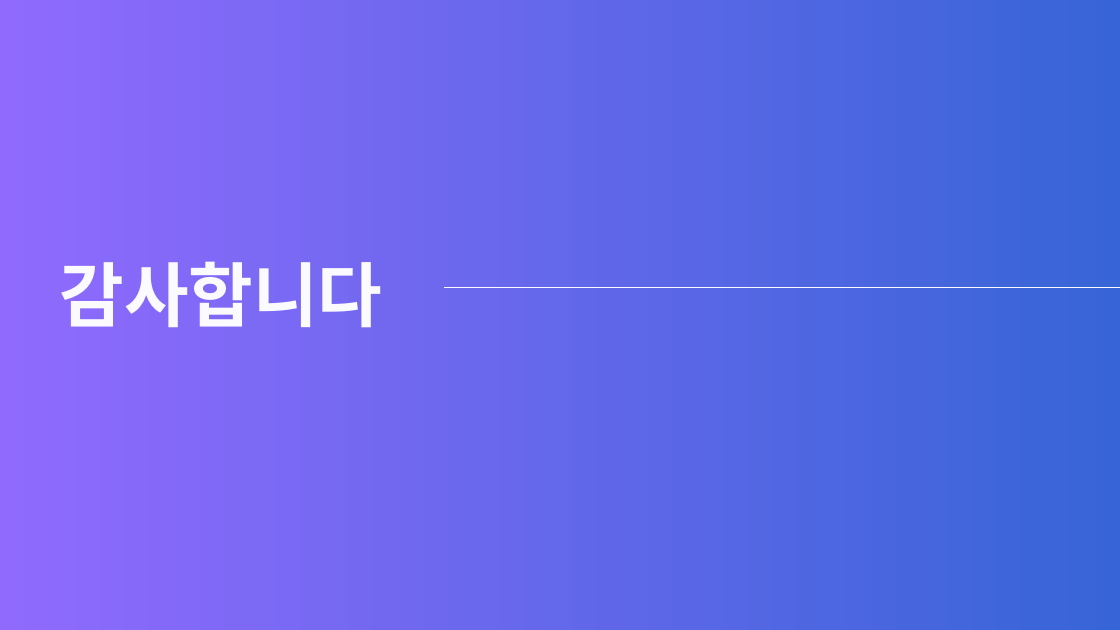
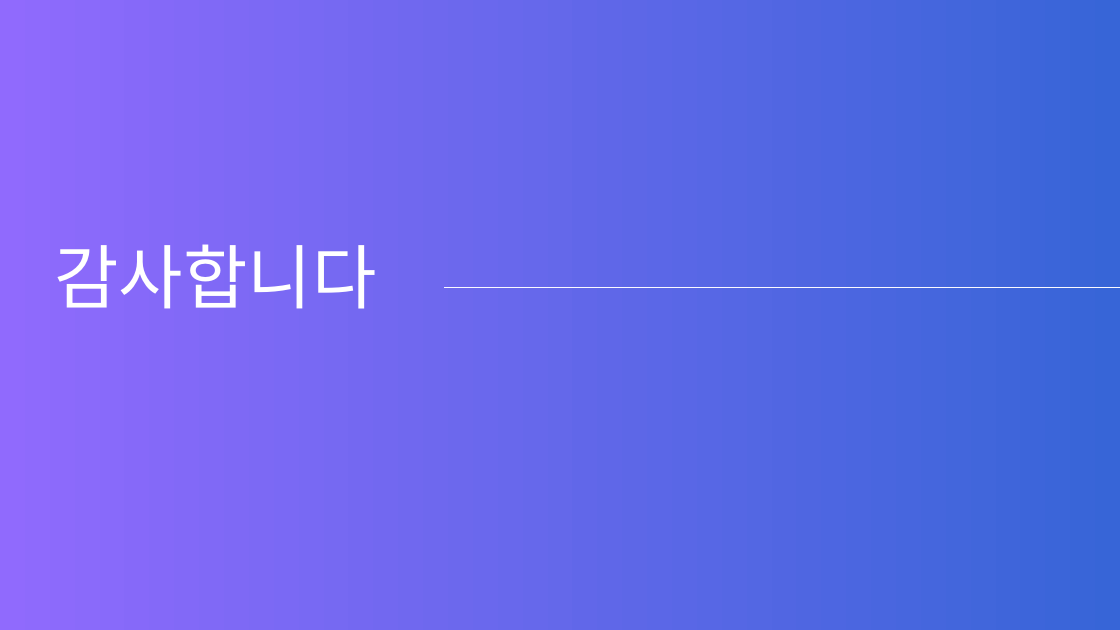
Before and after one commit to webprogrammingteam7/Static, a slide deck: slide 13 of SNUPLAN_staticpage.pptx. Drawn at 1120x630 pixels with LibreOffice and Linux fonts; fonts in the diff are those of the drawing. Boxes give left, top, right and bottom in pixels: in the first picture for what was removed or moved away, otherwise in the second. Text is boxed around its words. In the diff, an @@ line names an element or a change of style, - is before the commit and + after.

```diff
--- a/SNUPLAN_staticpage.pptx
+++ b/SNUPLAN_staticpage.pptx
@@ text "감사합니다": place and size @@
-text "감사합니다" at (60, 261, 383, 328)
+text "감사합니다" at (54, 244, 376, 309)
@@ text "감사합니다" at (54, 244, 376, 309): size 60.2 to 60 pt, text colour #FAFAFF to #FFFFFF, bold off @@
```
Also in this commit, not shown: 12 other slides changed, 1 other file.
